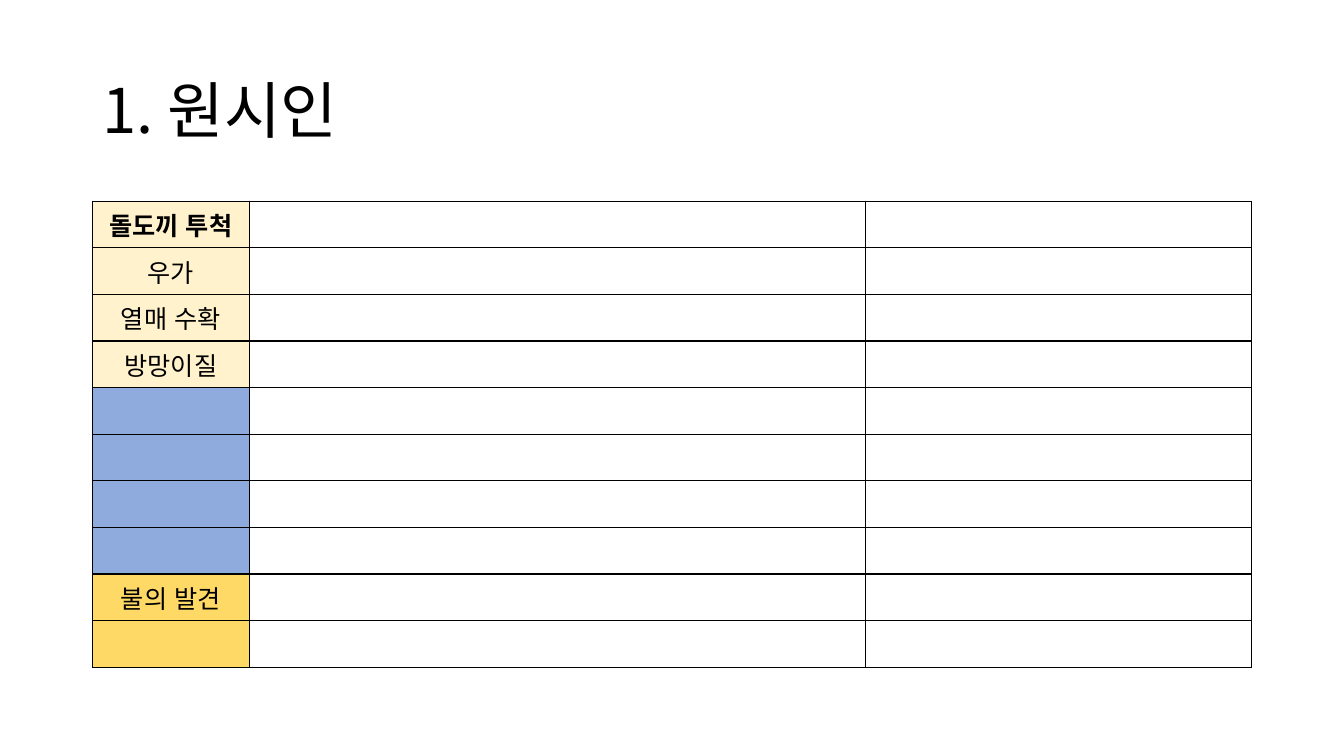
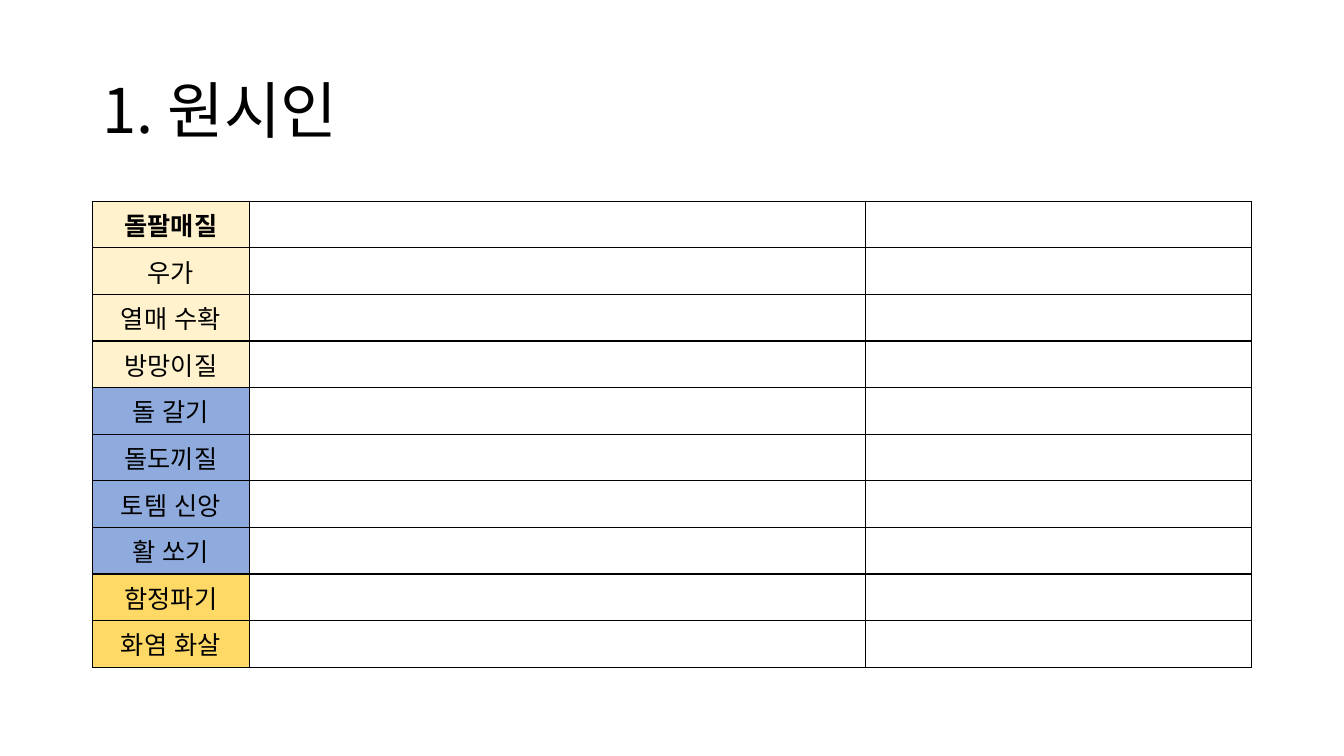
Before and after one commit to whkoh7/2DGP_Hero_is_lonely, a slide deck: slide 4 of 캐릭터 및 카드 컨셉, 디자인.pptx. Drawn at 1344x756 pixels with LibreOffice and Linux fonts; fonts in the diff are those of the drawing. Boxes give left, top, right and bottom in pixels: in the first picture for what was removed or moved away, otherwise in the second. Text is boxed around its words. In the diff, an @@ line names an element or a change of style, - is before the commit and + after.

```diff
--- a/캐릭터 및 카드 컨셉, 디자인.pptx
+++ b/캐릭터 및 카드 컨셉, 디자인.pptx
@@ table at <box>93,202,1252,660</box> @@
-row 1, column 1: 돌도끼 투척
+row 1, column 1: 돌팔매질
-row 5, column 1: 
+row 5, column 1: 돌 갈기
-row 6, column 1: 
+row 6, column 1: 돌도끼질
-row 7, column 1: 
+row 7, column 1: 토템 신앙
-row 8, column 1: 
+row 8, column 1: 활 쏘기
-row 9, column 1: 불의 발견
+row 9, column 1: 함정파기
-row 10, column 1: 
+row 10, column 1: 화염 화살
```
Also in this commit, not shown: 4 slides added.
